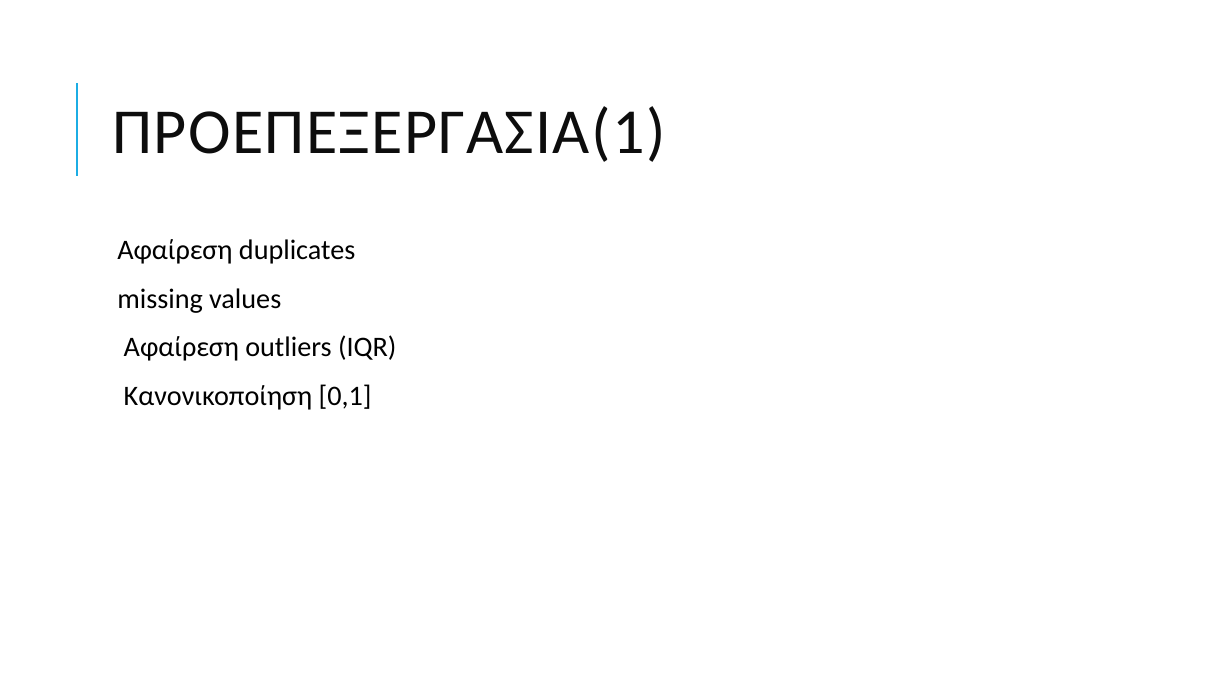
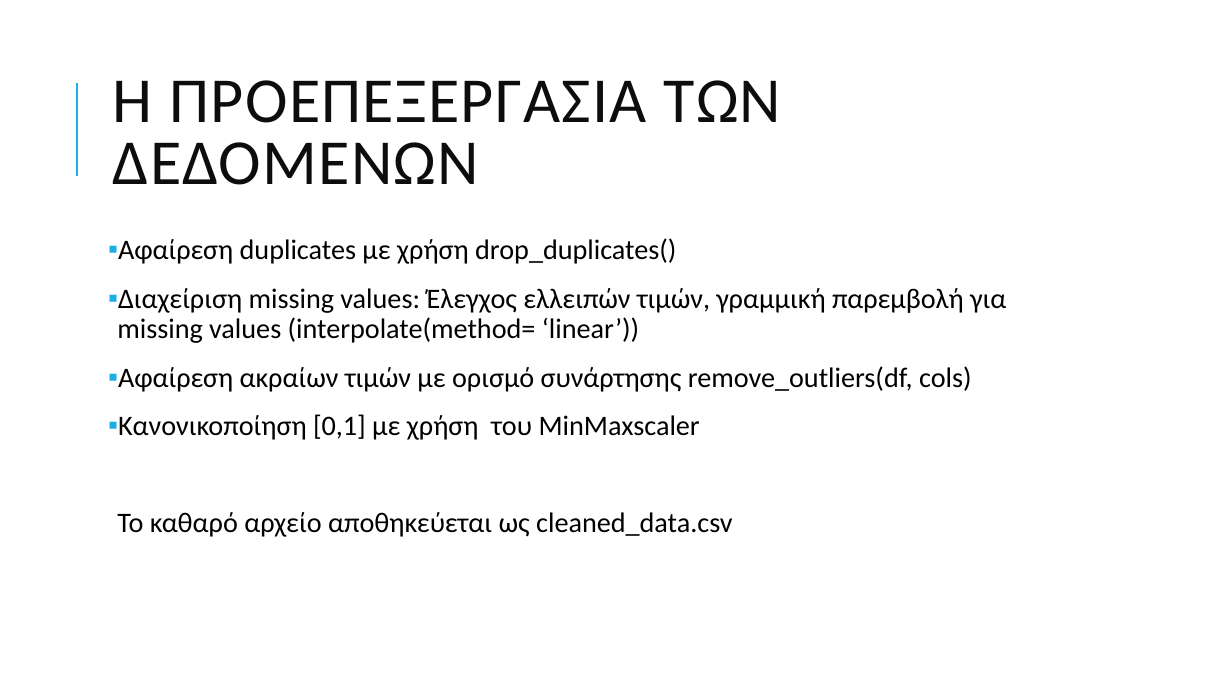
Before and after one commit to grgmyl/alibabacluster, a slide deck: slide 6 of parousiasidiktia.pptx (slide 5 before the commit). Drawn at 1232x693 pixels with LibreOffice and Linux fonts; fonts in the diff are those of the drawing. Boxes give left, top, right and bottom in pixels: in the first picture for what was removed or moved away, otherwise in the second. Text is boxed around its words. In the diff, an @@ line names an element or a change of style, - is before the commit and + after.

```diff
--- a/parousiasidiktia.pptx
+++ b/parousiasidiktia.pptx
@@ title at (x1=113, y1=80, x2=782, y2=185): text changed @@
-ΠΡΟΕΠΕΞΕΡΓΑΣΊΑ(1)
+Η ΠΡΟΕΠΕΞΕΡΓΑΣΙΑ ΤΩΝ ΔΕΔΟΜΕΝΩΝ
@@ text at (x1=117, y1=238, x2=1006, y2=537): text changed @@
-  Αφαίρεση duplicates
-  missing values
-  Αφαίρεση outliers (IQR)
-  Κανονικοποίηση [0,1]
+▪ Αφαίρεση duplicates με χρήση drop_duplicates()
+▪ Διαχείριση missing values: Έλεγχος ελλειπών τιμών, γραμμική παρεμβολή για missing values (interpolate(method= ‘linear’))
+▪ Αφαίρεση ακραίων τιμών με ορισμό συνάρτησης remove_outliers(df, cols)
+▪ Κανονικοποίηση [0,1] με χρήση του MinMaxscaler
+  Το καθαρό αρχείο αποθηκεύεται ως cleaned_data.csv
```
Also in this commit, not shown: 5 other slides changed, 8 slides added, 2 slides removed.
